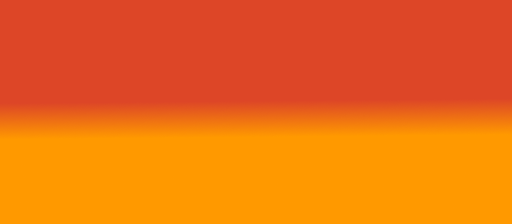
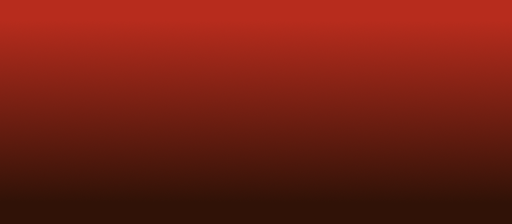
Layers edited between the first and the second 512x224 image:
painted on "Color" over [0, 0, 512, 224]
